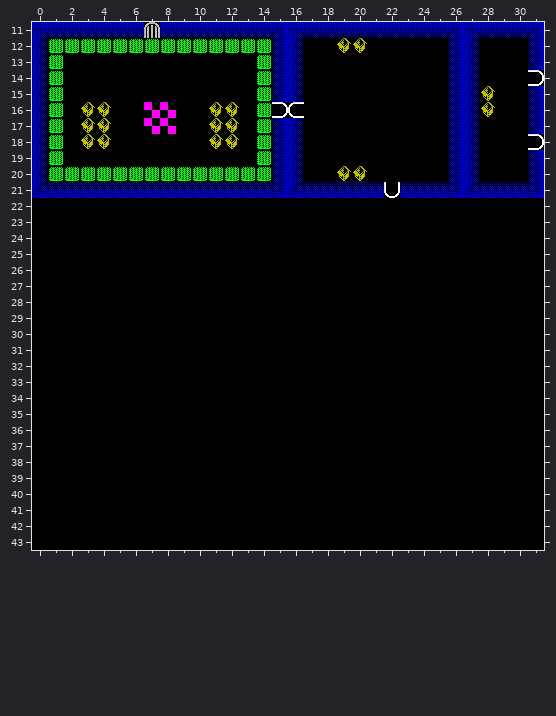
Tiled map -- assets/maps/warehouse.tmx. The picture above is the old version.
Cells are 16x16 px. Shown: x 0..31, y 11..43.
Once edited:
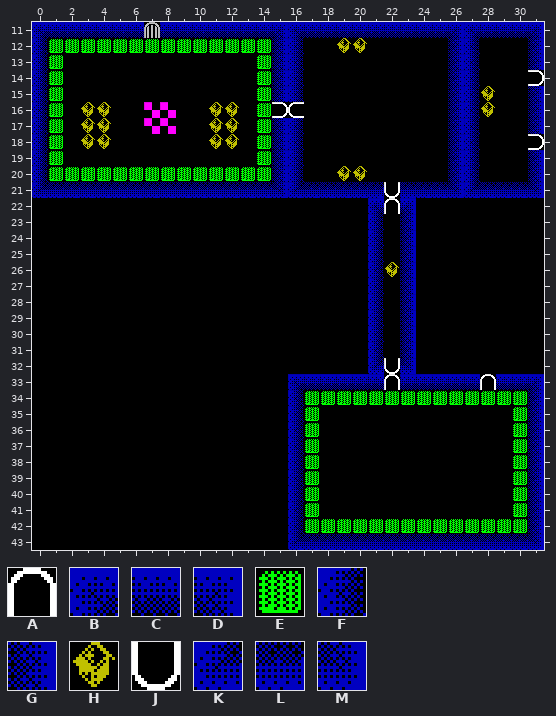
Key: from "warehouse": A 2, B 3, C 4, D 5, E 6, F 9, G 11, H 12, J 14, K 15, L 16, M 17.
_ is an empty cell.
Difference:
Layer "Tiles":
y 22: x 21..23 ___ -> BAD
y 23..25: x 21 _ -> F; x 23 _ -> G
y 26: x 21..23 ___ -> FHG
y 27..31: x 21 _ -> F; x 23 _ -> G
y 32: x 21..23 ___ -> KJM
y 33: x 16..31 ________________ -> BCCCCCACCCCCACCD
y 34: x 16..31 ________________ -> FEEEEEEEEEEEEEEG
y 35..41: x 16..17 __ -> FE; x 30..31 __ -> EG
y 42: x 16..31 ________________ -> FEEEEEEEEEEEEEEG
y 43: x 16..31 ________________ -> KLLLLLLLLLLLLLLM
